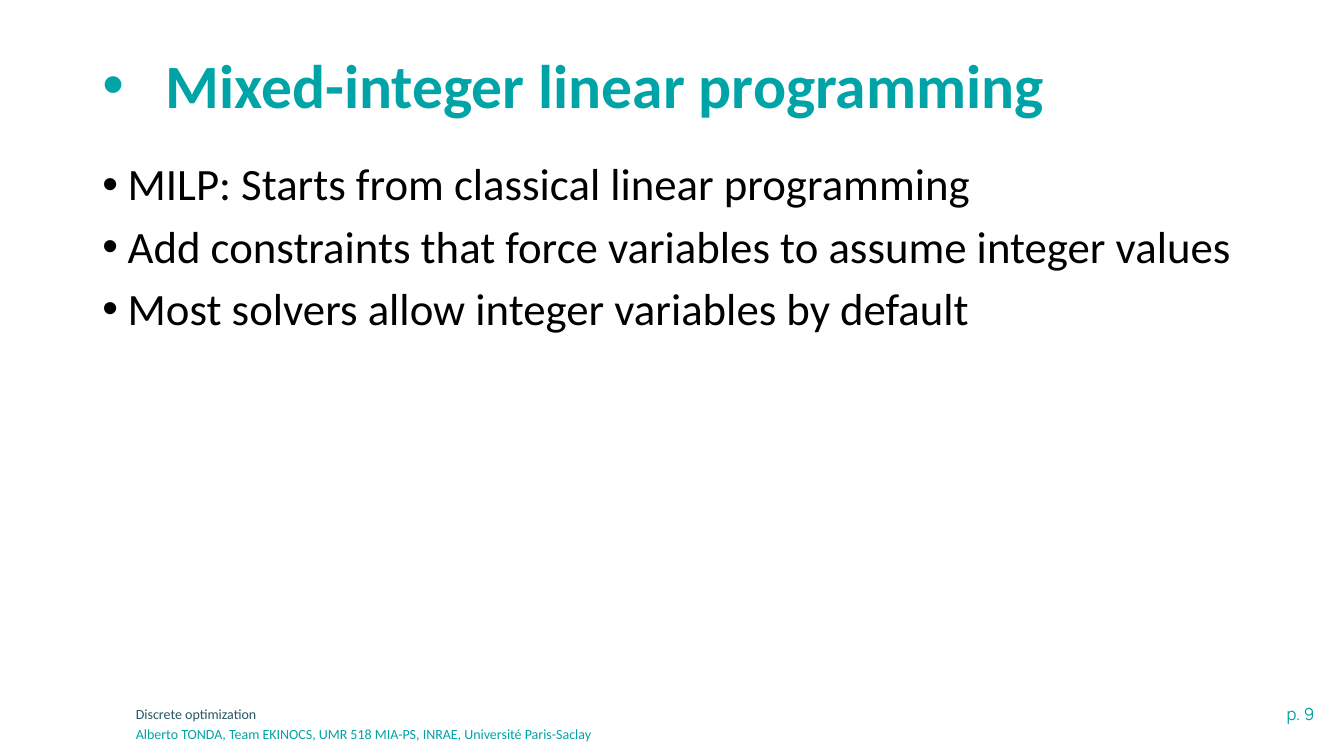
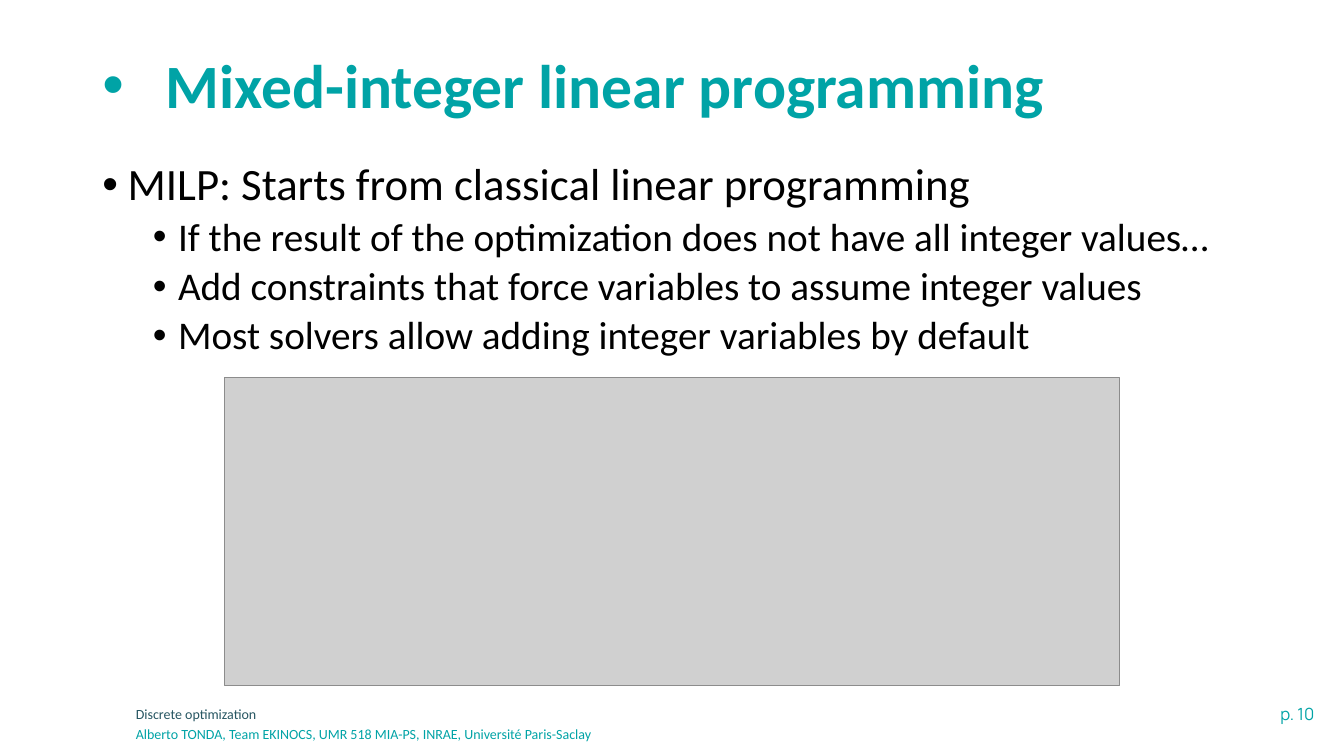
Before and after one commit to albertotonda/teaching, a slide deck: slide 10 of optimization-methods-for-artificial-intelligence/optimization-discrete.pptx (slide 9 before the commit). Drawn at 1344x756 pixels with LibreOffice and Linux fonts; fonts in the diff are those of the drawing; grey boxes stand for pictures; background and template pictures are left out. Boxes give left, top, right and bottom in pixels: in the first picture for what was removed or moved away, otherwise in the second. Text is boxed around its words. In the diff, an @@ line names an element or a change of style, - is before the commit and + after.

```diff
--- a/optimization-methods-for-artificial-intelligence/optimization-discrete.pptx
+++ b/optimization-methods-for-artificial-intelligence/optimization-discrete.pptx
@@ text at [178,223,1208,258]: paragraph added @@
+  • If the result of the optimization does not have all integer values…
@@ text at [178,272,1142,307]: size 32 to 28 pt in "Add constraints that force variables to assume ..."; list level 1 to 2 in "Add constraints that force variables ..." @@
@@ text at [178,321,1029,356]: text changed; size 32 to 28 pt @@
-• Most solvers allow integer variables by default
+  • Most solvers allow adding integer variables by default
@@ picture added at [225,378,1120,687] @@
@@ page number at [1280,707,1314,724]: text changed @@
-p. 9
+p. 10
```
Also in this commit, not shown: 3 other slides changed, 1 slide added, 1 slide removed, 4 other files.
